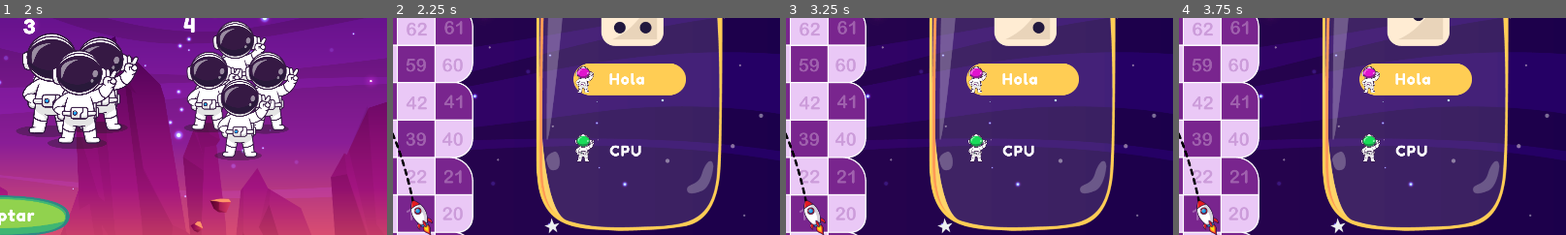
Above: before the commit, frames 1-4 (left to right).
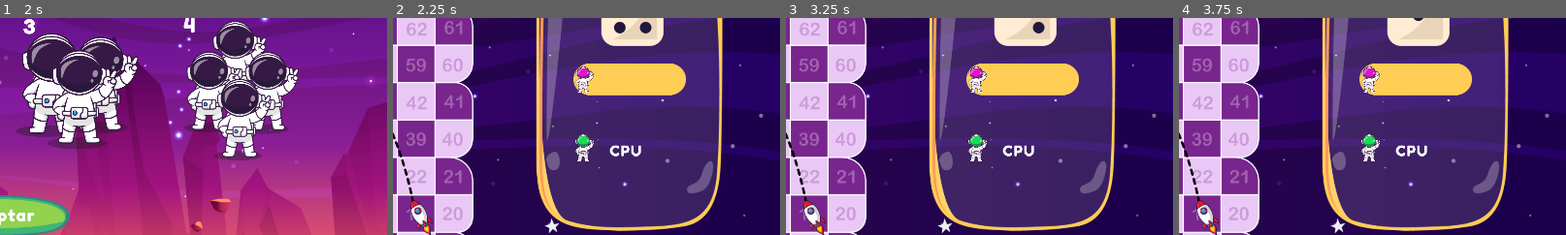
Above: after the commit, the same moments.

Repository: carrilloycardenas/Carrera-espacial
Game: Godot game, scene res://menus/inicio.tscn
Two runs of this game, one before a commit and one after it. Both use one fixed random seed, a clock stepped at 60 frames per second and the inputs below.
Inputs (mouse positions are % of the whole screen's width and height, from its top left):
- Up to frame 1 (2 s): click (51, 70) at 0.5 s; click (19, 65) at 1.27 s; type "Alex" at 1.35 s
- Up to frame 2 (2.25 s): click (50, 80) at 2 s
- Up to frame 3 (3.25 s): click (81, 91) at 2.75 s
- Up to frame 4 (3.75 s): click (86, 9) at 3.5 s
The pictures show only the part of the screen within x 50-100%, y 35-84%; the shares and areas given below are measured in that part.

Frame 1 is identical in both runs. In frame 2, 0.3% of the frame differs, in the area x 55-65%, y 25-31%; in frame 3, 0.3%; in frame 4, 0.3%.

Commit message:
a ver (nombre jugador)

Diff:
--- a/scripts/tablero.gd
+++ b/scripts/tablero.gd
@@ -10,10 +10,12 @@
 var player = 0
 var currPos = [[580.8,505.6],[602.133,505.6]]
 var player_name = 'Hola'
-
+const varnombre = preload("res://scripts/numJuga.gd")
+var nombre = varnombre.new()
 var preguntas = {}
 # Called when the node enters the scene tree for the first time.
 func _ready():
+	player_name = nombre.nombre
 	get_node("Fondo-espacio-dado/Hover-turno-jugador1").visible = true
 	get_node("Fondo-espacio-dado/Hover-turno-jugador2").visible = false
 	print(currPos)
